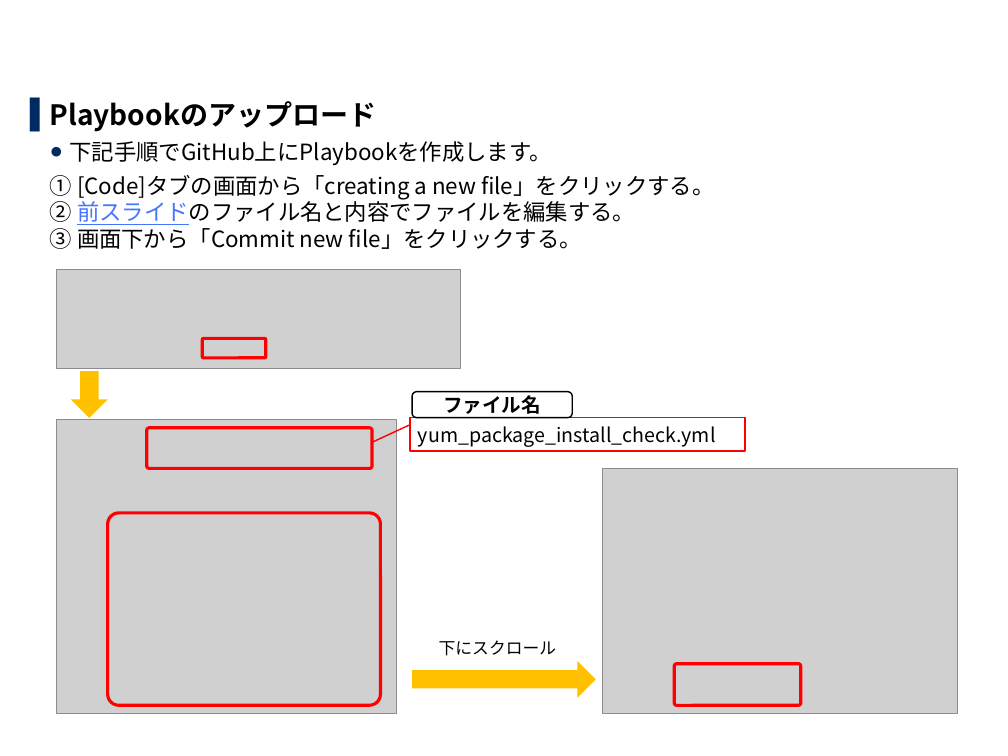
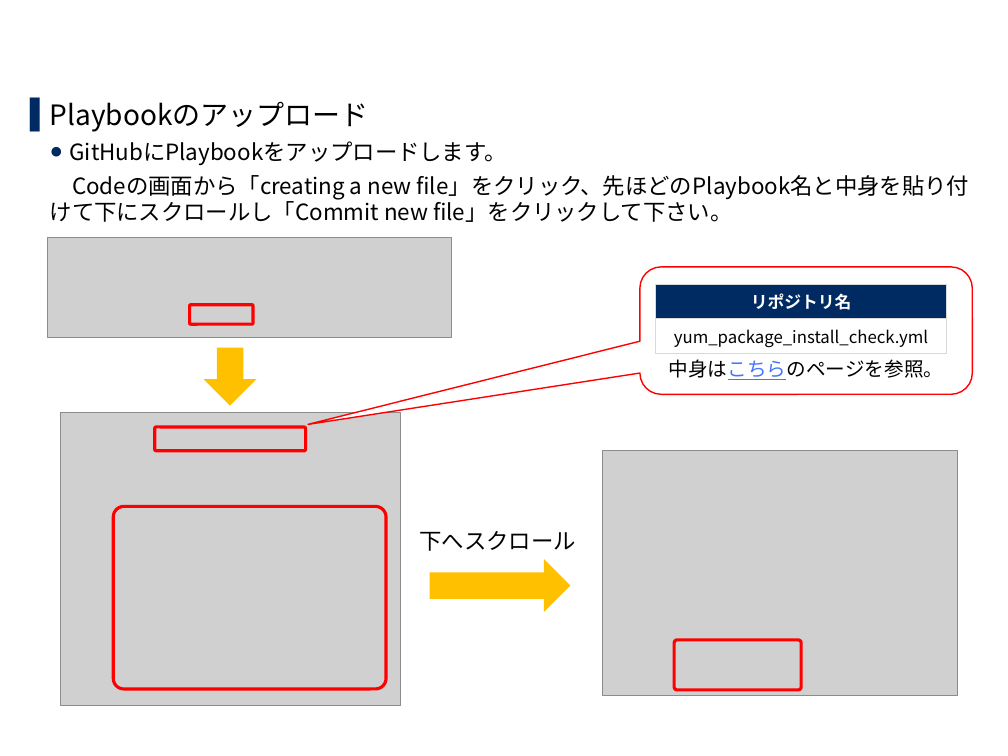
Before and after one commit to exastro-suite/it-automation-docs, a slide deck: slide 9 of asset/Learn_ja/ITA-CICD_for_IaC_practice_ja.pptx. Drawn at 1008x756 pixels with LibreOffice and Linux fonts; fonts in the diff are those of the drawing; grey boxes stand for pictures; background and template pictures are left out. Boxes give left, top, right and bottom in pixels: in the first picture for what was removed or moved away, otherwise in the second. Text is boxed around its words. In the diff, an @@ line names an element or a change of style, - is before the commit and + after.

```diff
--- a/asset/Learn_ja/ITA-CICD_for_IaC_practice_ja.pptx
+++ b/asset/Learn_ja/ITA-CICD_for_IaC_practice_ja.pptx
@@ text at [50,101,369,132]: bold off in "Playbookのアップロード" @@
@@ text at [50,141,969,222]: text changed @@
-  ● 下記手順でGitHub上にPlaybookを作成します。
-  ① [Code]タブの画面から「creating a new file」をクリックする。
-  ② 前スライドのファイル名と内容でファイルを編集する。
-  ③ 画面下から「Commit new file」をクリックする。
+  ● GitHubにPlaybookをアップロードします。
+  Codeの画面から「creating a new file」をクリック、先ほどのPlaybook名と中身を貼り付けて下にスクロールし「Commit new file」をクリックして下さい。
@@ picture: place and size @@
-picture at [56,269,460,369]
+picture at [47,238,451,338]
@@ rounded speech box added at [640,267,973,394], fill #FFFFFF, outline #FF0000 1 pt, 14 pt, text #000000 @@
+中身はこちらのページを参照。
@@ table added at [656,284,948,352], 2 rows, 1 columns @@
+リポジトリ名
+yum_package_install_check.yml
@@ rounded rectangle: place and size @@
-rounded rectangle at [203,339,266,358]
+rounded rectangle at [190,304,253,324]
@@ right arrow: place and size @@
-right arrow at [70,371,107,418]
+right arrow at [203,347,257,406]
@@ picture: place and size @@
-picture at [56,420,396,714]
+picture at [60,412,400,706]
@@ border callout removed at [410,417,745,451] @@
-yum_package_install_check.yml
@@ rounded rectangle removed at [412,392,573,418] @@
-ファイル名
@@ rounded rectangle: place and size @@
-rounded rectangle at [147,427,372,468]
+rounded rectangle at [154,427,305,452]
@@ picture: place and size @@
-picture at [603,469,958,714]
+picture at [603,451,958,696]
@@ rounded rectangle: place and size @@
-rounded rectangle at [108,513,381,706]
+rounded rectangle at [113,506,386,688]
@@ text at [420,531,576,551]: text changed; size 12 to 16 pt @@
-下にスクロール
+下へスクロール
@@ right arrow: place and size @@
-right arrow at [412,661,596,699]
+right arrow at [429,559,571,613]
@@ rounded rectangle: place and size @@
-rounded rectangle at [674,663,801,705]
+rounded rectangle at [674,640,801,690]
```
Also in this commit, not shown: 16 other slides changed, 3 other files.
